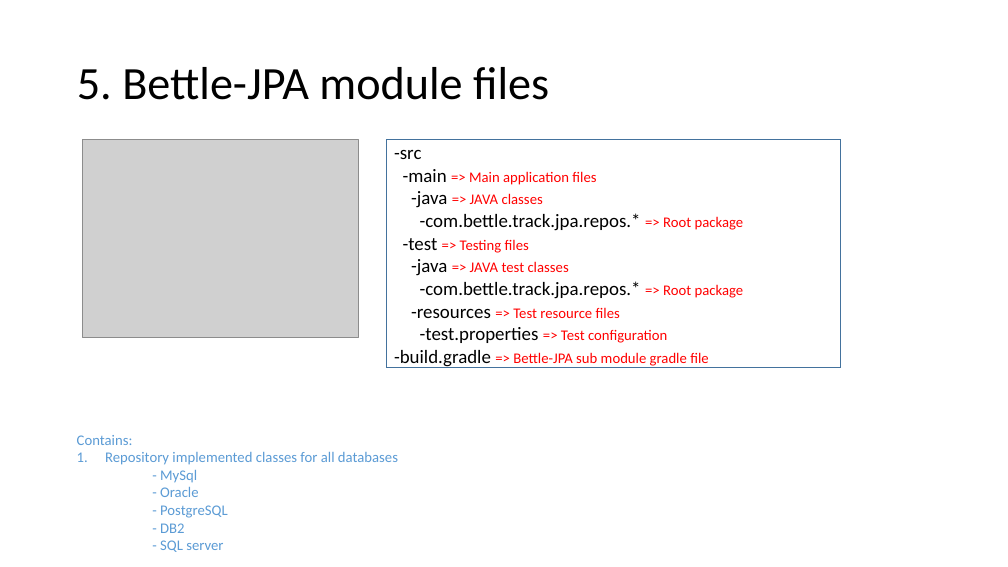
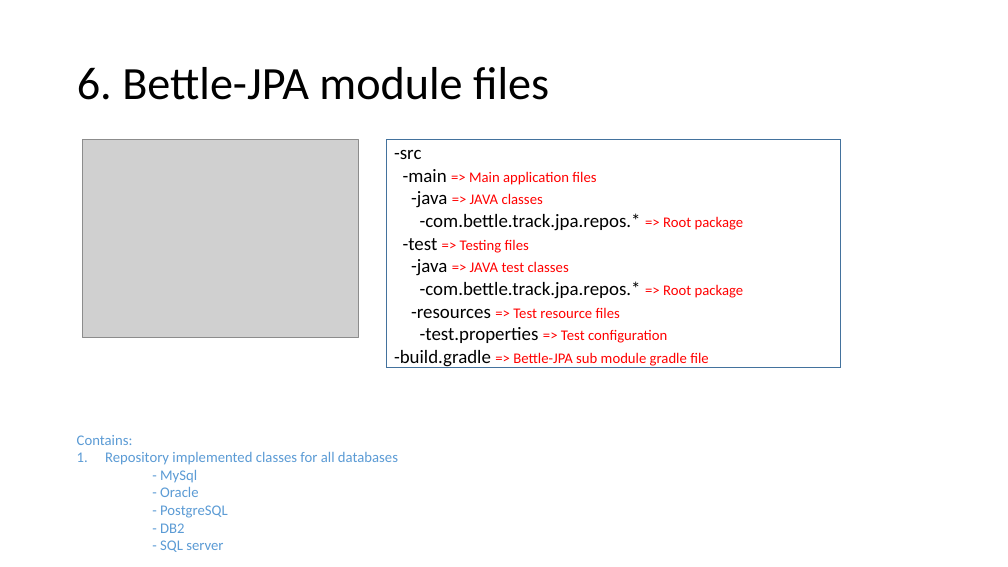
Before and after one commit to yugandhargangu/Bettle-Track, a slide deck: slide 7 of documents/05_Application_structure.pptx (slide 6 before the commit). Drawn at 1008x567 pixels with LibreOffice and Linux fonts; fonts in the diff are those of the drawing; grey boxes stand for pictures. Boxes give left, top, right and bottom in pixels: in the first picture for what was removed or moved away, otherwise in the second. Text is boxed around its words. In the diff, an @@ line names an element or a change of style, - is before the commit and + after.

Commit message:
Added two modules
1. bettle-repo module
   - Contains all repository interfaces
2. bettle-service module
   - COntains all service classes

```diff
--- a/documents/05_Application_structure.pptx
+++ b/documents/05_Application_structure.pptx
@@ title at (77, 67, 549, 100): text changed @@
-5. Bettle-JPA module files
+6. Bettle-JPA module files
```
Also in this commit, not shown: 3 other slides changed, 2 slides added, 29 other files.
